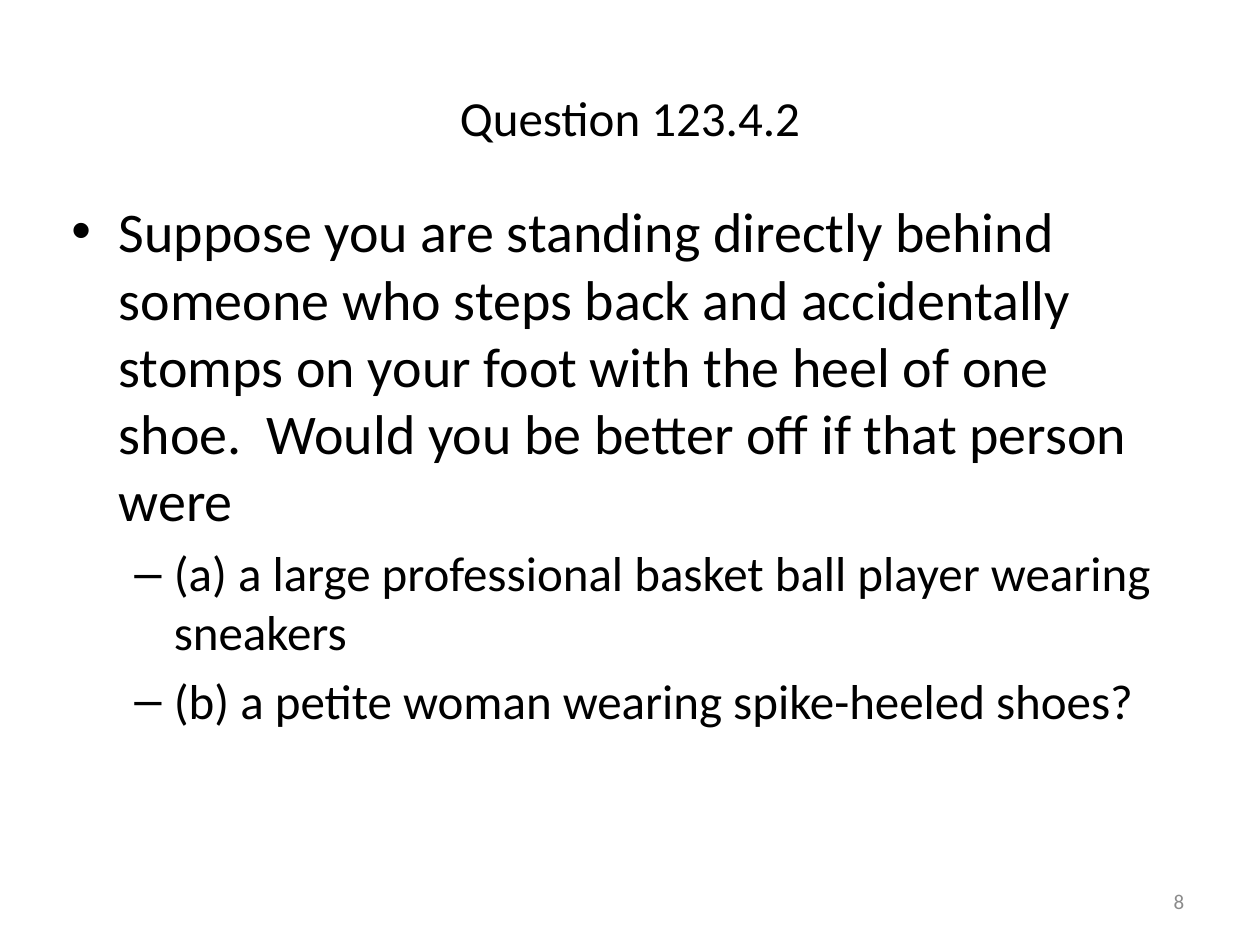
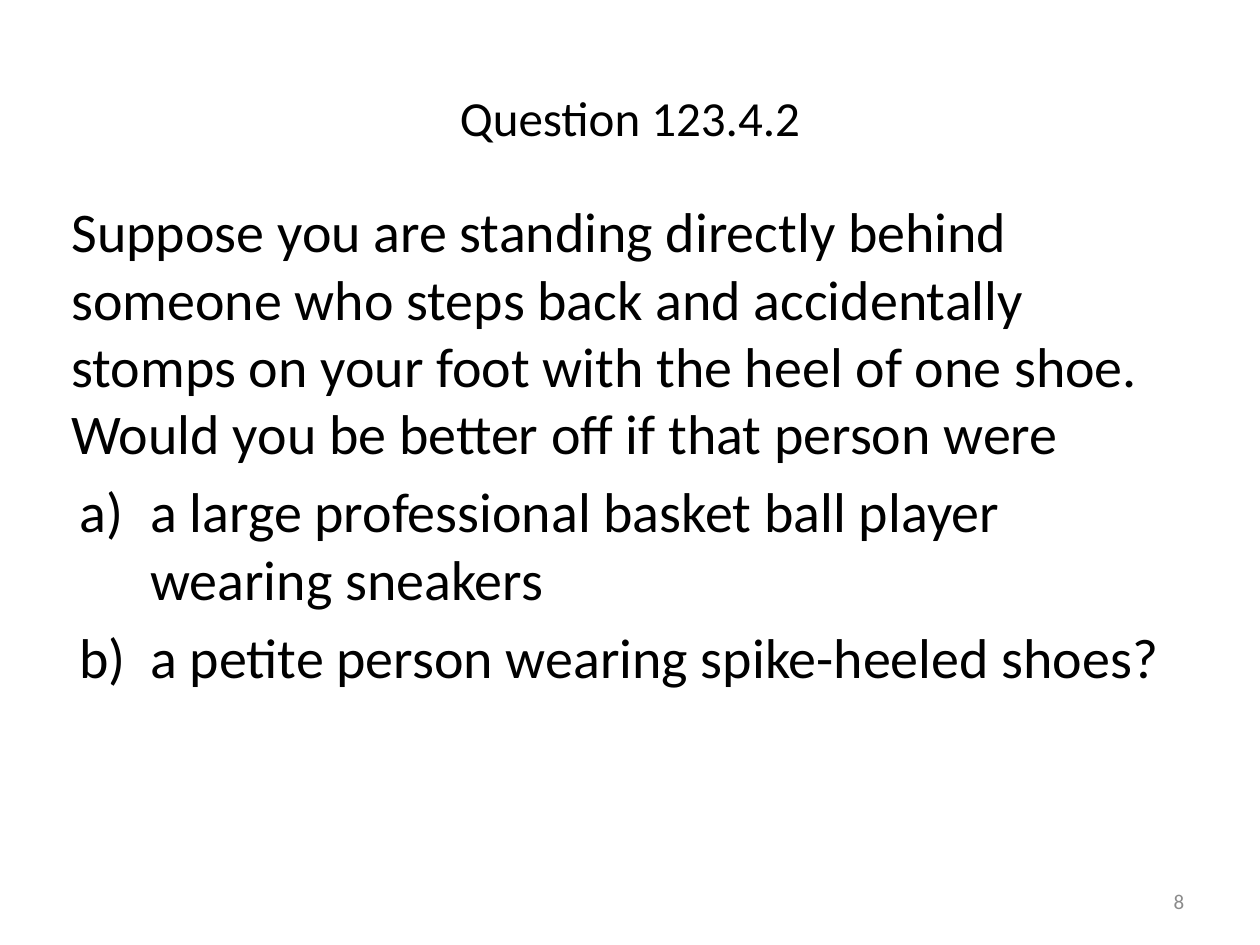
Before and after one commit to rtlines/Introductory-Physics-II, a slide deck: slide 8 of Lecture_Slides/PH 123 Lecture 25.pptx. Drawn at 1260x945 pixels with LibreOffice and Linux fonts; fonts in the diff are those of the drawing. Boxes give left, top, right and bottom in pixels: in the first picture for what was removed or moved away, otherwise in the second. Text is boxed around its words. In the diff, an @@ line names an element or a change of style, - is before the commit and + after.

```diff
--- a/Lecture_Slides/PH 123 Lecture 25.pptx
+++ b/Lecture_Slides/PH 123 Lecture 25.pptx
@@ text at [71, 213, 1137, 463]: bullet • to none @@
@@ text at [79, 491, 1158, 688]: text changed; size 28 to 32 pt @@
-  – (a) a large professional basket ball player wearing sneakers
-  – (b) a petite woman wearing spike-heeled shoes?
+a) a large professional basket ball player wearing sneakers
+b) a petite person wearing spike-heeled shoes?
```
Also in this commit, not shown: 1 other slide changed, 10 other files.
